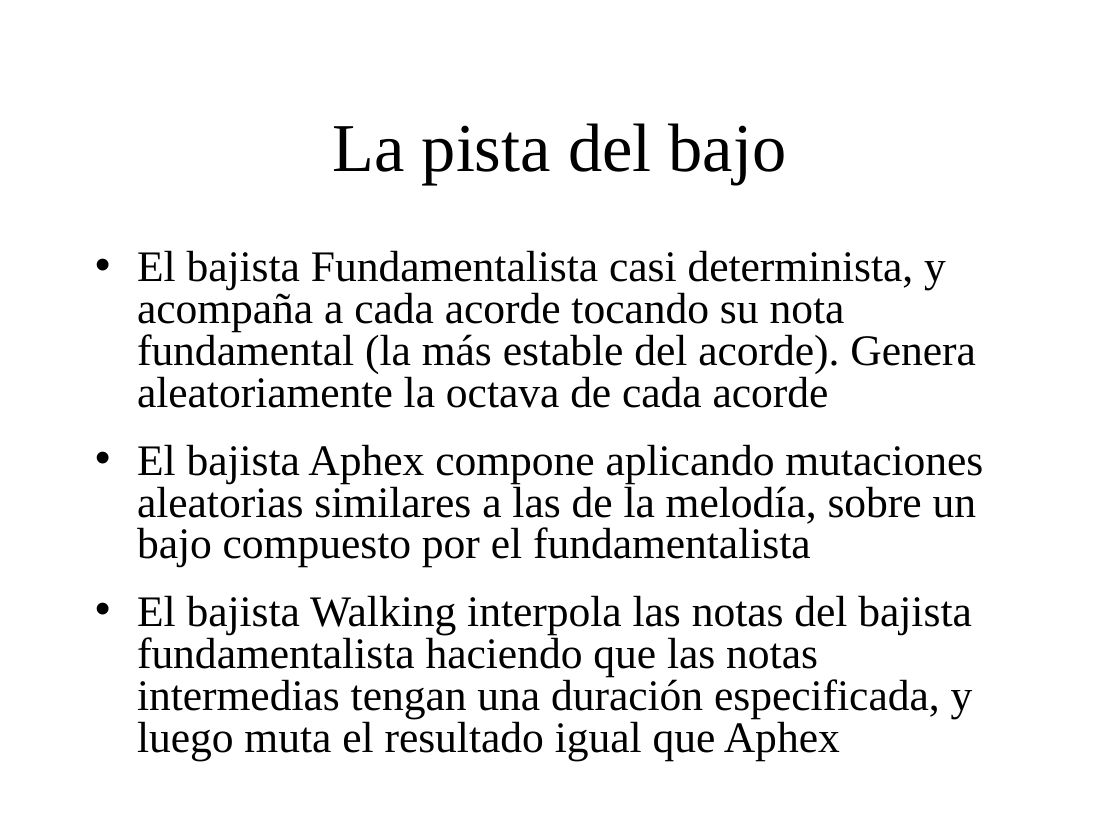
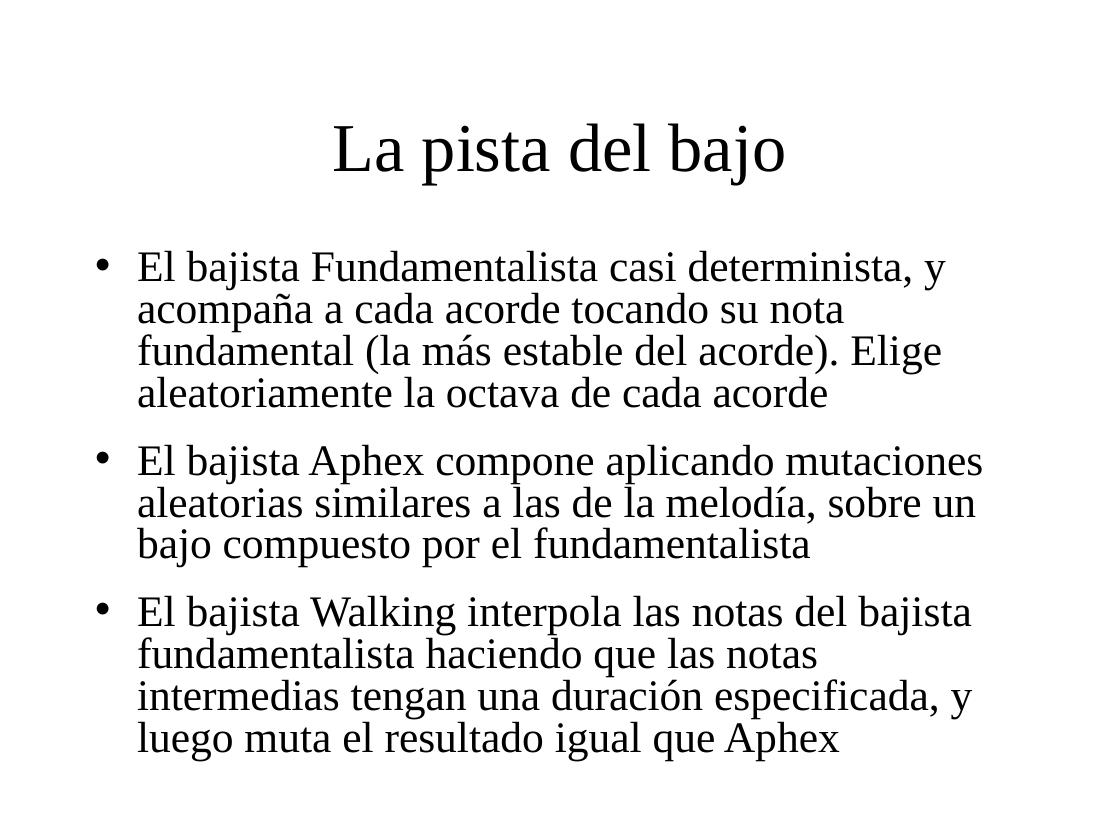
Before and after one commit to BackupTheBerlios/genaro, a slide deck: slide 25 of Documentos/MemoriaSSII/presentacion_proyecto.ppt. Drawn at 1120x840 pixels with LibreOffice and Linux fonts; fonts in the diff are those of the drawing; background and template pictures are left out. Boxes give left, top, right and bottom in pixels: in the first picture for what was removed or moved away, otherwise in the second. Text is boxed around its words. In the diff, an @@ line names an element or a change of style, - is before the commit and + after.

```diff
--- a/Documentos/MemoriaSSII/presentacion_proyecto.ppt
+++ b/Documentos/MemoriaSSII/presentacion_proyecto.ppt
@@ text at [137,250,946,408]: text changed @@
-• El bajista Fundamentalista casi determinista, y acompaña a cada acorde tocando su nota fundamental (la más estable del acorde). Genera aleatoriamente la octava de cada acorde
+• El bajista Fundamentalista casi determinista, y acompaña a cada acorde tocando su nota fundamental (la más estable del acorde). Elige aleatoriamente la octava de cada acorde
```
Also in this commit, not shown: 1 other slide changed.
